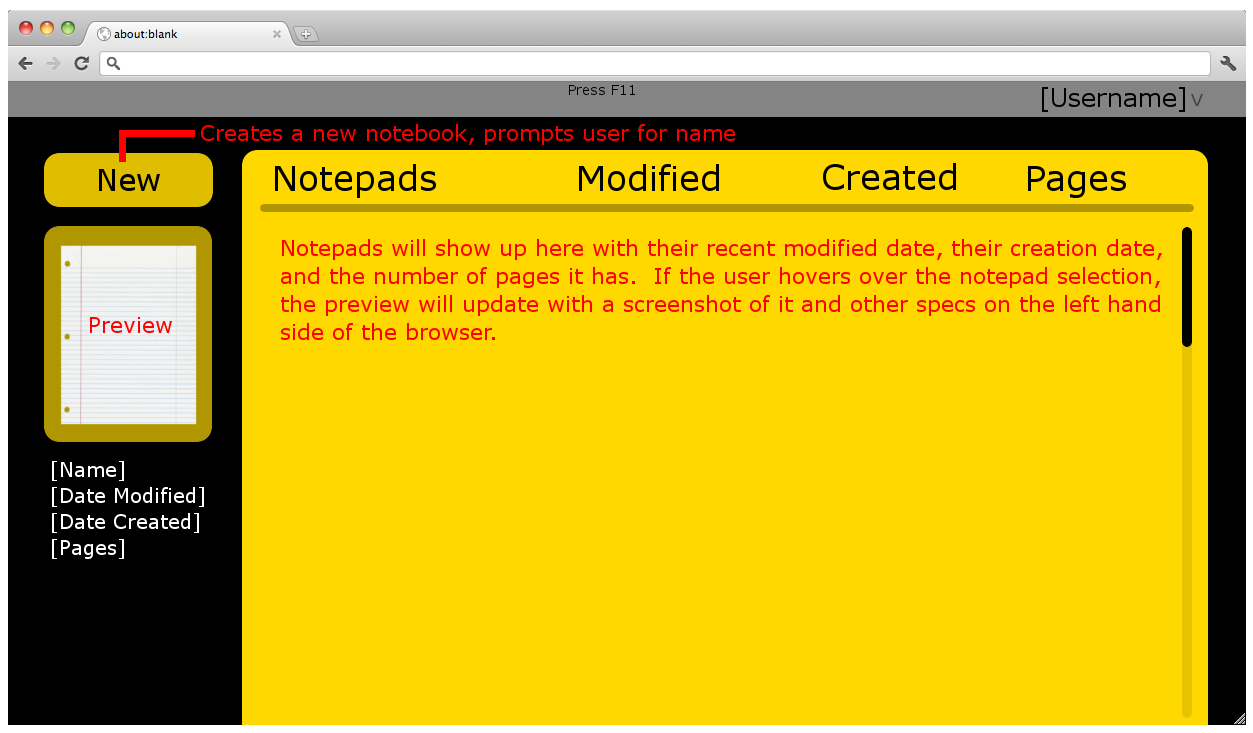
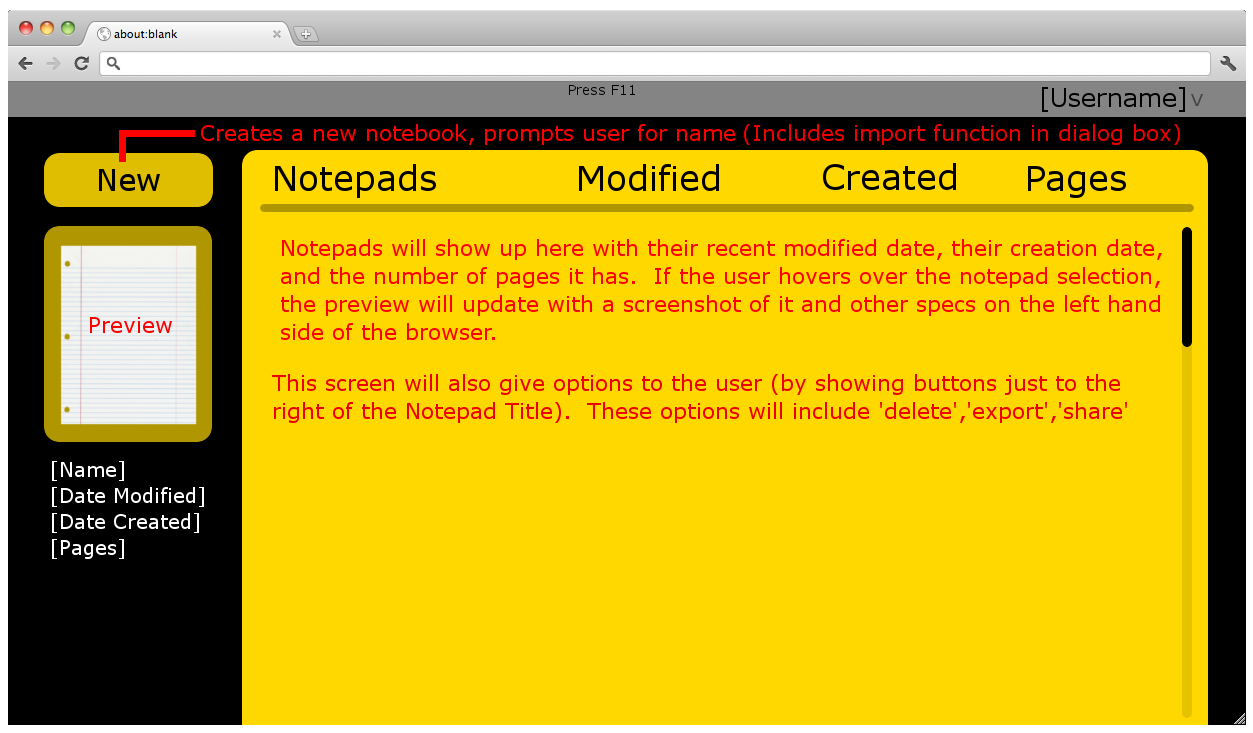
The second 1253x733 image is a revision of the first. Changes to its layers:
painted on "Help" over [272, 124, 1180, 423]
